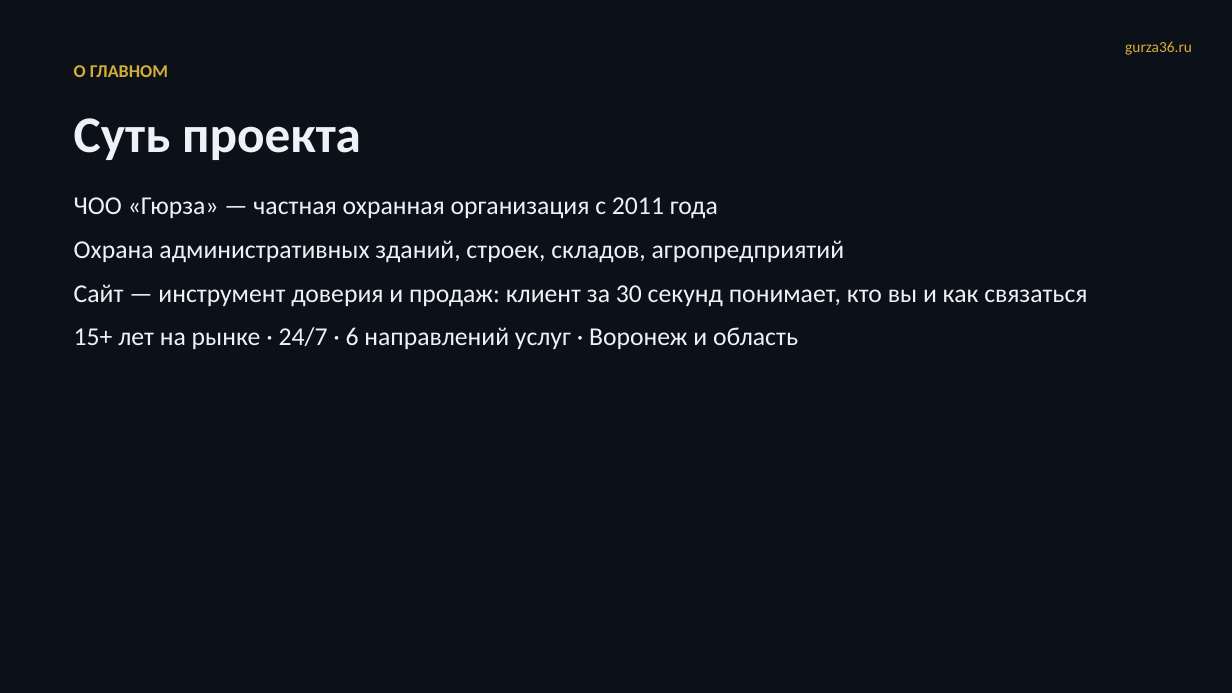
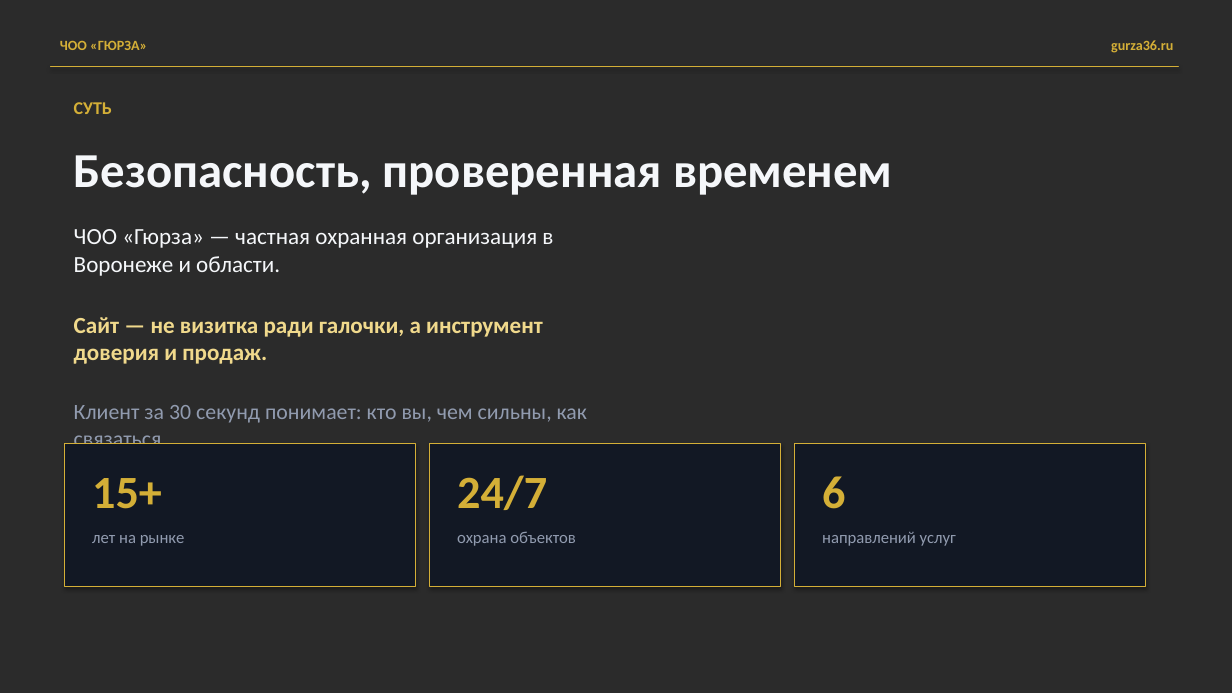
Before and after one commit to MatveyTORSHILOV/Gursa, a slide deck: slide 3 of presentation/gyurza-presentation.pptx (slide 2 before the commit). Drawn at 1232x693 pixels with LibreOffice and Linux fonts; fonts in the diff are those of the drawing; background and template pictures are left out; a plain dark background stands for a picture behind light text. Boxes give left, top, right and bottom in pixels: in the first picture for what was removed or moved away, otherwise in the second. Text is boxed around its words. In the diff, an @@ line names an element or a change of style, - is before the commit and + after.

```diff
--- a/presentation/gyurza-presentation.pptx
+++ b/presentation/gyurza-presentation.pptx
@@ background #0C1018 to picture (left out) @@
@@ text added at (60,41,147,50), 11 pt, text #D4AF37, bold @@
+ЧОО «ГЮРЗА»
@@ text "gurza36.ru": place and size @@
-text "gurza36.ru" at (1125,41,1192,55)
+text "gurza36.ru" at (1111,40,1173,53)
@@ text "gurza36.ru" at (1111,40,1173,53): size 12 to 11 pt, bold on; more space between paragraphs @@
@@ rectangle added at (51,67,1178,67), fill gradient #3F80CE to #A4C4FF, outline #D4AF37 0.75 pt @@
@@ text removed at (74,65,168,77) @@
-О ГЛАВНОМ
@@ text at (74,102,112,114): text changed; size 40 to 14 pt; text colour #EEF1F6 to #D4AF37 @@
-Суть проекта
+СУТЬ
@@ text added at (74,155,892,195), 38 pt, text #F5F7FA, bold @@
+Безопасность, проверенная временем
@@ text at (74,229,587,444): text changed; size 20 to 18 pt; text colour #EEF1F6 to #F5F7FA @@
-ЧОО «Гюрза» — частная охранная организация с 2011 года
-Охрана административных зданий, строек, складов, агропредприятий
-Сайт — инструмент доверия и продаж: клиент за 30 секунд понимает, кто вы и как связаться
-15+ лет на рынке · 24/7 · 6 направлений услуг · Воронеж и область
+ЧОО «Гюрза» — частная охранная организация в Воронеже и области.
+Сайт — не визитка ради галочки, а инструмент доверия и продаж.
+Клиент за 30 секунд понимает: кто вы, чем сильны, как связаться.
@@ rectangle added at (65,444,416,587), fill #121824, outline #D4AF37 0.5 pt @@
@@ rectangle added at (430,444,781,587), fill #121824, outline #D4AF37 0.5 pt @@
@@ rectangle added at (795,444,1146,587), fill #121824, outline #D4AF37 0.5 pt @@
@@ text added at (92,478,162,509), 36 pt, text #D4AF37, bold @@
+15+
@@ text added at (457,475,547,510), 36 pt, text #D4AF37, bold @@
+24/7
@@ text added at (822,476,845,509), 36 pt, text #D4AF37, bold @@
+6
@@ text added at (92,535,185,546), 13 pt, text #919BAF @@
+лет на рынке
@@ text added at (457,532,576,546), 13 pt, text #919BAF @@
+охрана объектов
@@ text added at (822,532,956,546), 13 pt, text #919BAF @@
+направлений услуг
```
Also in this commit, not shown: 3 other slides changed, 11 slides added, 6 slides removed, 4 other files.
